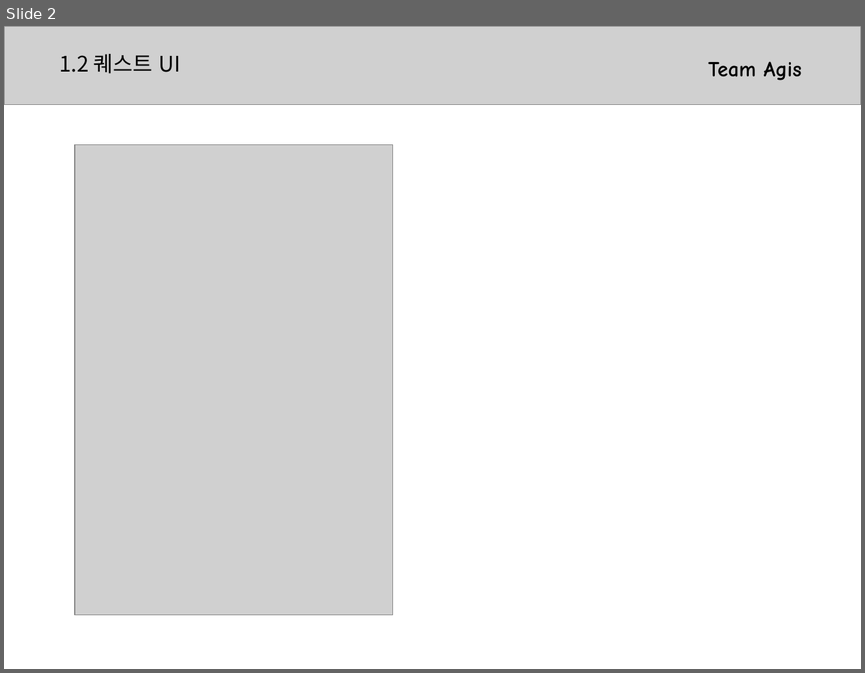
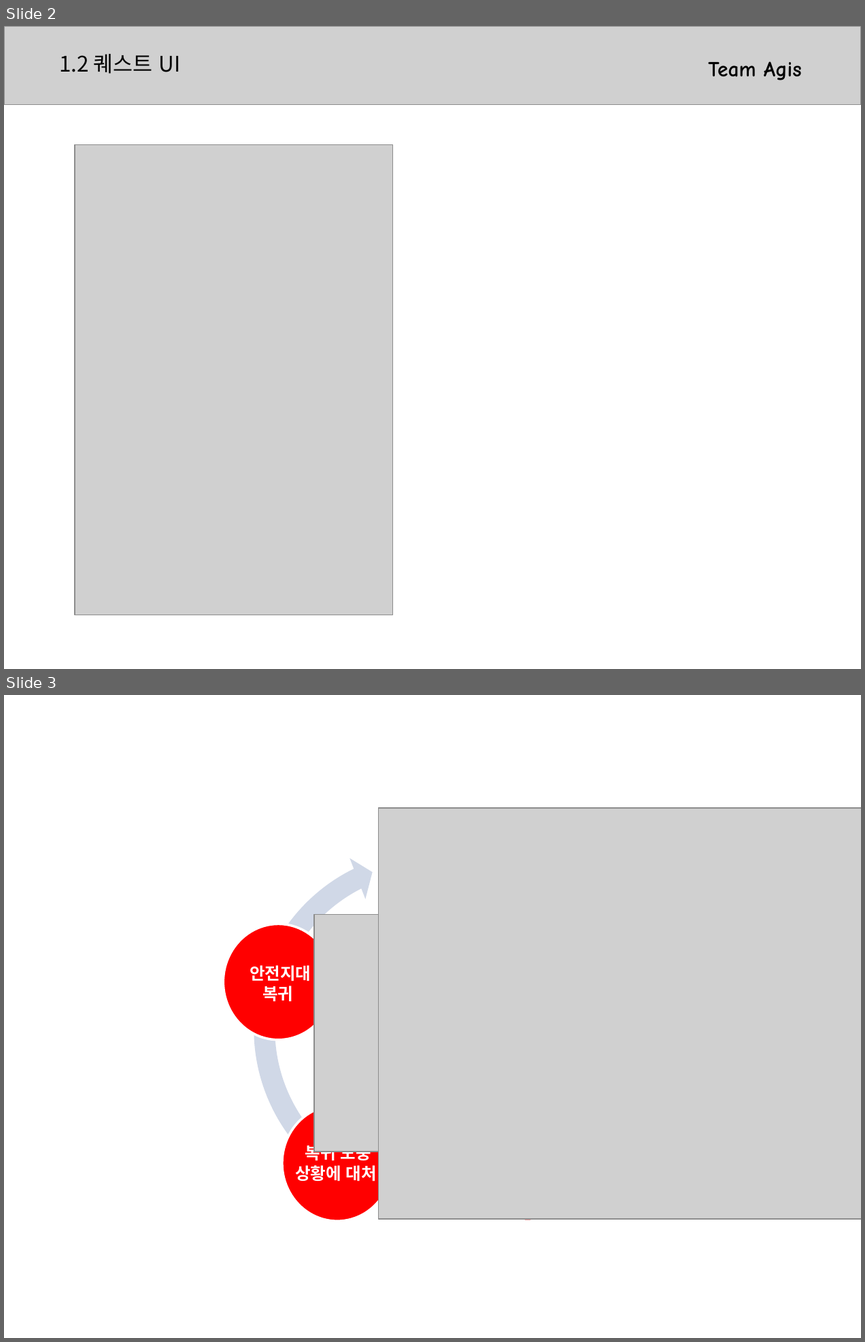
Before and after one commit to kjpark102312/Jagu_Agis, a slide deck: Documents/Agis.pptx. Shown one above the other, each under a label of ours: slide 2 before the commit, slides 2 and 3 after it. The pictures are 865x673 and 865x1342 pixels, drawn with LibreOffice and Linux fonts; fonts in the diff are those of the drawing; grey boxes stand for pictures. Boxes give left, top, right and bottom in pixels: in the first picture for what was removed or moved away, otherwise in the second. Text is boxed around its words. In the diff, an @@ line names an element or a change of style, - is before the commit and + after.

```diff
--- a/Documents/Agis.pptx
+++ b/Documents/Agis.pptx
@@ slide 3 added at <box>4,695,861,1338</box>, background #FFFFFF @@
@@ picture added at <box>379,808,861,1219</box> @@
@@ group added at <box>224,811,621,1220</box>: 4 ellipses, 2 texts, 1 circular arrow, 1 picture @@
+복귀 도중 상황에 대처
+안전지대
+복귀
```
Also in this commit, not shown: 1 slide changed, 1 other file.
